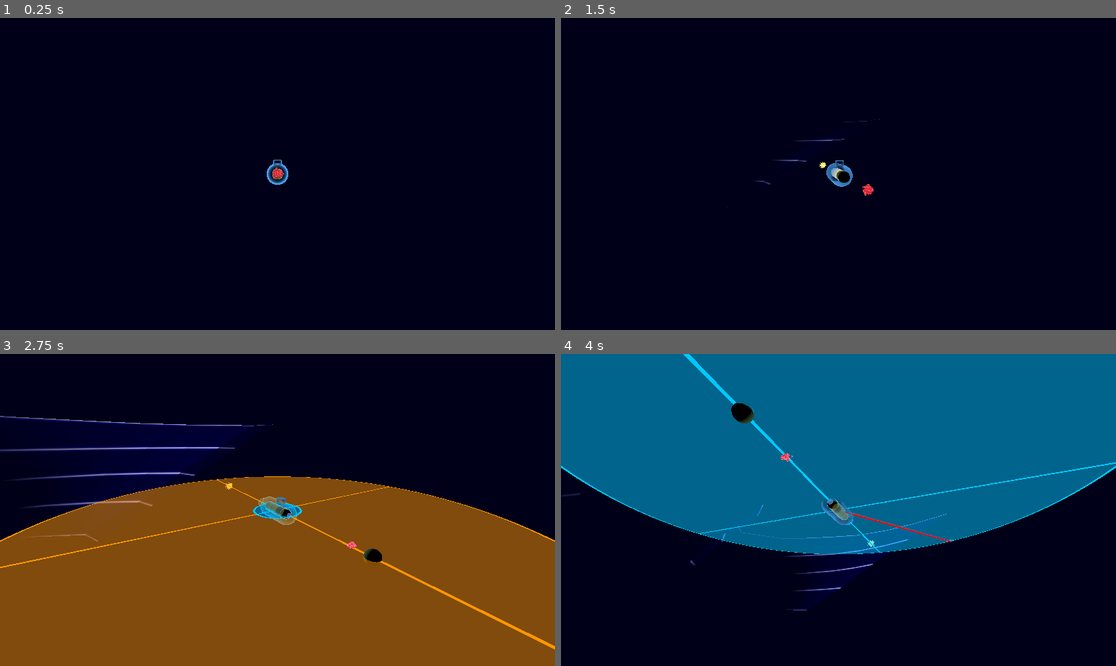
Above: before the commit, frames 1-4 (two rows, left to right).
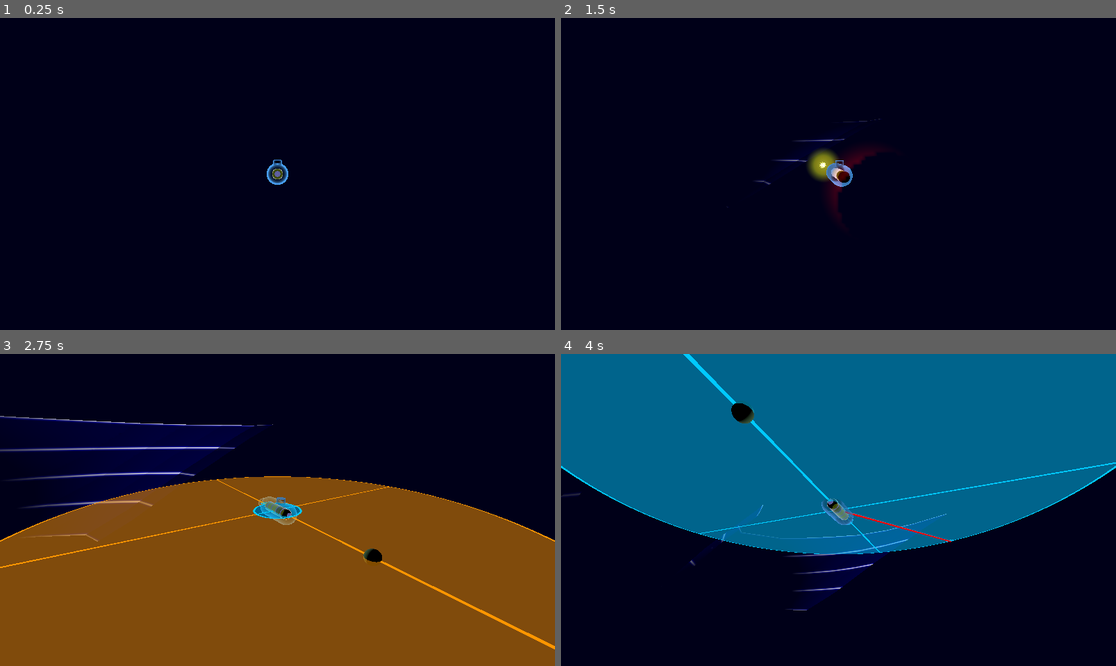
Above: after the commit, the same moments.

Repository: squirrelsoftcompany/LD57
Game: Godot game, scene res://Scenes/collisions_Test_Debug.tscn
The game is run twice, just before and just after one commit, with the same random seed, the same clock (stepped at 60 frames per second) and the same inputs. This scene is started directly instead of the project's main scene.
Inputs (mouse positions are in pixels of both pictures, inside the frame that each line leads up to):
- Up to frame 1 (0.25 s): no input
- Up to frame 2 (1.5 s): tap Enter at 0.5 s; move the mouse to (960, 158) at 0.52 s; hold Right (av_forward) 0.53-1.25 s; hold Space (mi_launch) 0.53-1.25 s; click (960, 158) at 0.67 s; drag from (727, 189) to (810, 236) at 1.27 s
- Up to frame 3 (2.75 s): move the mouse to (333, 441) at 2.02 s; hold Right (av_forward) from 2.03 s (still down); hold M (mi_toggle) from 2.03 s (still down)
- Up to frame 4 (4 s): release Right (av_forward) at 2.75 s; release M (mi_toggle) at 2.75 s; drag from (810, 572) to (672, 463) at 2.77 s; move the mouse to (1005, 556) at 3.52 s; hold Left (av_back) from 3.53 s (still down); hold Space (mi_launch) from 3.53 s (still down)

The runs differ from the first frame. In frame 1, less than 0.1% of the frame differs, in the area x 49-52%, y 47-52%; in frame 2, 1.0%, in the area x 44-58%, y 41-65%; in frame 3, 0.2%; in frame 4, less than 0.1%.

Commit message:
Magnetic scan
signal to show mines and energy that are lit up

Diff:
--- /dev/null
+++ b/Material/Shader/Aura.tres
@@ -0,0 +1,363 @@
+[gd_resource type="VisualShader" load_steps=35 format=3 uid="uid://cgnr3y6wl70ya"]
+
+[sub_resource type="VisualShaderNodeFloatConstant" id="VisualShaderNodeFloatConstant_xkvyu"]
+
+[sub_resource type="VisualShaderNodeFloatOp" id="VisualShaderNodeFloatOp_xkvyu"]
+default_input_values = [0, 0.0, 1, 5.0]
+operator = 3
+
+[sub_resource type="VisualShaderNodeFloatOp" id="VisualShaderNodeFloatOp_5c831"]
+default_input_values = [0, 0.0, 1, 2.0]
+operator = 3
+
+[sub_resource type="VisualShaderNodeSmoothStep" id="VisualShaderNodeSmoothStep_xkvyu"]
+default_input_values = [0, Vector3(0, 0, 0), 1, Vector3(1, 1, 1), 2, Vector3(0.5, 0.5, 0.5)]
+op_type = 3
+
+[sub_resource type="VisualShaderNodeFloatConstant" id="VisualShaderNodeFloatConstant_5c831"]
+constant = 2.0
+
+[sub_resource type="VisualShaderNodeColorParameter" id="VisualShaderNodeColorParameter_5c831"]
+parameter_name = "Color"
+
+[sub_resource type="VisualShaderNodeFresnel" id="VisualShaderNodeFresnel_igrgw"]
+default_input_values = [2, true, 3, 10.0]
+
+[sub_resource type="VisualShaderNodeMix" id="VisualShaderNodeMix_niswd"]
+default_input_values = [0, Vector3(-0.5, -0.5, -0.5), 1, Vector3(1, 1, 1), 2, Vector3(0.5, 0.5, 0.5)]
+op_type = 3
+
+[sub_resource type="VisualShaderNodeFresnel" id="VisualShaderNodeFresnel_fusmn"]
+default_input_values = [2, true, 3, 1.0]
+
+[sub_resource type="VisualShaderNodeFloatOp" id="VisualShaderNodeFloatOp_tsvd4"]
+
+[sub_resource type="VisualShaderNodeFloatOp" id="VisualShaderNodeFloatOp_xqh7c"]
+default_input_values = [0, 0.0, 1, 1.0]
+operator = 2
+
+[sub_resource type="VisualShaderNodeFloatOp" id="VisualShaderNodeFloatOp_naiwe"]
+
+[sub_resource type="VisualShaderNodeFloatOp" id="VisualShaderNodeFloatOp_eev2v"]
+default_input_values = [0, 0.0, 1, 2.0]
+operator = 2
+
+[sub_resource type="VisualShaderNodeFloatOp" id="VisualShaderNodeFloatOp_kb2bi"]
+default_input_values = [0, 0.0, 1, 1.0]
+
+[sub_resource type="VisualShaderNodeVec3Parameter" id="VisualShaderNodeVec3Parameter_1qjgl"]
+expanded_output_ports = [0]
+parameter_name = "DistortionVector"
+default_value_enabled = true
+default_value = Vector3(1, 1, 1)
+
+[sub_resource type="VisualShaderNodeFloatOp" id="VisualShaderNodeFloatOp_dv1qh"]
+
+[sub_resource type="VisualShaderNodeFloatOp" id="VisualShaderNodeFloatOp_c1q7y"]
+
+[sub_resource type="VisualShaderNodeFloatOp" id="VisualShaderNodeFloatOp_oxwht"]
+default_input_values = [0, 0.0, 1, 2.0]
+operator = 2
+
+[sub_resource type="VisualShaderNodeFloatOp" id="VisualShaderNodeFloatOp_y8klh"]
+default_input_values = [0, 0.0, 1, 2.0]
+operator = 2
+
+[sub_resource type="VisualShaderNodeFloatOp" id="VisualShaderNodeFloatOp_cs4g2"]
+default_input_values = [0, 0.0, 1, 1.0]
+operator = 2
+
+[sub_resource type="VisualShaderNodeInput" id="VisualShaderNodeInput_a51jy"]
+expanded_output_ports = [0]
+input_name = "node_position_world"
+
+[sub_resource type="VisualShaderNodeFloatOp" id="VisualShaderNodeFloatOp_8dn7m"]
+default_input_values = [0, 0.0, 1, 1.0]
+
+[sub_resource type="VisualShaderNodeFloatOp" id="VisualShaderNodeFloatOp_civf3"]
+operator = 2
+
+[sub_resource type="VisualShaderNodeFloatOp" id="VisualShaderNodeFloatOp_o6w33"]
+default_input_values = [0, 0.0, 1, 1.0]
+operator = 2
+
+[sub_resource type="VisualShaderNodeFloatOp" id="VisualShaderNodeFloatOp_dwiwm"]
+default_input_values = [0, 0.0, 1, 1.0]
+
+[sub_resource type="VisualShaderNodeFloatOp" id="VisualShaderNodeFloatOp_y8uqv"]
+operator = 2
+
+[sub_resource type="VisualShaderNodeFloatConstant" id="VisualShaderNodeFloatConstant_scx25"]
+constant = 0.1
+
+[sub_resource type="VisualShaderNodeInput" id="VisualShaderNodeInput_choa7"]
+input_name = "time"
+
+[sub_resource type="VisualShaderNodeVectorFunc" id="VisualShaderNodeVectorFunc_n65ey"]
+output_port_for_preview = 0
+default_input_values = [0, Vector2(0, 0)]
+expanded_output_ports = [0]
+op_type = 0
+function = 26
+
+[sub_resource type="VisualShaderNodeVectorCompose" id="VisualShaderNodeVectorCompose_82vys"]
+
+[sub_resource type="VisualShaderNodeFloatOp" id="VisualShaderNodeFloatOp_dsips"]
+default_input_values = [0, 0.0, 1, 0.5]
+operator = 1
+
+[sub_resource type="VisualShaderNodeFloatOp" id="VisualShaderNodeFloatOp_ai1h6"]
+operator = 2
+
+[sub_resource type="VisualShaderNodeInput" id="VisualShaderNodeInput_yb6jv"]
+expanded_output_ports = [0]
+input_name = "vertex"
+
+[sub_resource type="VisualShaderNodeFloatOp" id="VisualShaderNodeFloatOp_vqssu"]
+default_input_values = [0, 0.0, 1, 0.1]
+operator = 4
+
+[resource]
+code = "shader_type spatial;
+render_mode blend_add, depth_draw_opaque, cull_back, diffuse_lambert, specular_schlick_ggx;
+
+uniform vec3 DistortionVector = vec3(1.000000, 1.000000, 1.000000);
+uniform vec4 Color : source_color;
+
+
+
+void vertex() {
+// Input:8
+	vec3 n_out8p0 = VERTEX;
+	float n_out8p1 = n_out8p0.r;
+	float n_out8p2 = n_out8p0.g;
+	float n_out8p3 = n_out8p0.b;
+
+
+// FloatOp:23
+	float n_in23p1 = 1.00000;
+	float n_out23p0 = n_out8p1 + n_in23p1;
+
+
+// Input:3
+	float n_out3p0 = TIME;
+
+
+// VectorFunc:4
+	vec2 n_out4p0 = sin(vec2(n_out3p0));
+	float n_out4p1 = n_out4p0.r;
+
+
+// FloatOp:6
+	float n_in6p1 = 0.50000;
+	float n_out6p0 = n_out4p1 - n_in6p1;
+
+
+// FloatOp:24
+	float n_out24p0 = n_out23p0 * n_out6p0;
+
+
+// FloatConstant:25
+	float n_out25p0 = 0.100000;
+
+
+// FloatOp:22
+	float n_out22p0 = n_out24p0 * n_out25p0;
+
+
+// Vector3Parameter:14
+	vec3 n_out14p0 = DistortionVector;
+	float n_out14p1 = n_out14p0.r;
+	float n_out14p2 = n_out14p0.g;
+	float n_out14p3 = n_out14p0.b;
+
+
+// FloatOp:12
+	float n_out12p0 = n_out22p0 * n_out14p1;
+
+
+// FloatOp:15
+	float n_out15p0 = n_out8p1 + n_out12p0;
+
+
+// FloatOp:13
+	float n_in13p1 = 1.00000;
+	float n_out13p0 = n_out8p2 + n_in13p1;
+
+
+// FloatOp:7
+	float n_out7p0 = n_out13p0 * n_out6p0;
+
+
+// FloatOp:10
+	float n_out10p0 = n_out7p0 * n_out25p0;
+
+
+// FloatOp:18
+	float n_out18p0 = n_out10p0 * n_out14p2;
+
+
+// FloatOp:11
+	float n_out11p0 = n_out8p2 + n_out18p0;
+
+
+// FloatOp:20
+	float n_in20p1 = 1.00000;
+	float n_out20p0 = n_out8p3 + n_in20p1;
+
+
+// FloatOp:21
+	float n_out21p0 = n_out20p0 * n_out6p0;
+
+
+// FloatOp:19
+	float n_out19p0 = n_out21p0 * n_out25p0;
+
+
+// FloatOp:17
+	float n_out17p0 = n_out19p0 * n_out14p3;
+
+
+// FloatOp:16
+	float n_out16p0 = n_out8p3 + n_out17p0;
+
+
+// VectorCompose:5
+	vec3 n_out5p0 = vec3(n_out15p0, n_out11p0, n_out16p0);
+
+
+// Output:0
+	VERTEX = n_out5p0;
+
+
+}
+
+void fragment() {
+// ColorParameter:2
+	vec4 n_out2p0 = Color;
+
+
+// Fresnel:3
+	float n_in3p3 = 10.00000;
+	float n_out3p0 = pow(clamp(dot(NORMAL, VIEW), 0.0, 1.0), n_in3p3);
+
+
+// FloatOp:11
+	float n_in11p1 = 5.00000;
+	float n_out11p0 = n_out3p0 / n_in11p1;
+
+
+// Fresnel:7
+	float n_in7p3 = 1.00000;
+	float n_out7p0 = pow(clamp(dot(NORMAL, VIEW), 0.0, 1.0), n_in7p3);
+
+
+// FloatOp:8
+	float n_out8p0 = n_out11p0 + n_out7p0;
+
+
+// Mix:6
+	vec3 n_in6p0 = vec3(-0.50000, -0.50000, -0.50000);
+	vec3 n_out6p0 = mix(n_in6p0, vec3(n_out2p0.xyz), vec3(n_out8p0));
+
+
+// FloatOp:12
+	float n_in12p1 = 2.00000;
+	float n_out12p0 = n_out8p0 / n_in12p1;
+
+
+// FloatConstant:10
+	float n_out10p0 = 0.000000;
+
+
+// FloatConstant:14
+	float n_out14p0 = 2.000000;
+
+
+// SmoothStep:13
+	vec3 n_in13p0 = vec3(0.00000, 0.00000, 0.00000);
+	vec3 n_out13p0 = smoothstep(n_in13p0, vec3(n_out14p0), n_out6p0);
+
+
+// Output:0
+	ALBEDO = n_out6p0;
+	ALPHA = n_out12p0;
+	SPECULAR = n_out10p0;
+	BACKLIGHT = n_out13p0;
+
+
+}
+"
+graph_offset = Vector2(-1013.15, -201.308)
+modes/blend = 1
+nodes/vertex/2/node = SubResource("VisualShaderNodeInput_a51jy")
+nodes/vertex/2/position = Vector2(-2900, 1080)
+nodes/vertex/3/node = SubResource("VisualShaderNodeInput_choa7")
+nodes/vertex/3/position = Vector2(-3800, 780)
+nodes/vertex/4/node = SubResource("VisualShaderNodeVectorFunc_n65ey")
+nodes/vertex/4/position = Vector2(-3440, 860)
+nodes/vertex/5/node = SubResource("VisualShaderNodeVectorCompose_82vys")
+nodes/vertex/5/position = Vector2(-20, 60)
+nodes/vertex/6/node = SubResource("VisualShaderNodeFloatOp_dsips")
+nodes/vertex/6/position = Vector2(-3140, 940)
+nodes/vertex/7/node = SubResource("VisualShaderNodeFloatOp_ai1h6")
+nodes/vertex/7/position = Vector2(-2300, 660)
+nodes/vertex/8/node = SubResource("VisualShaderNodeInput_yb6jv")
+nodes/vertex/8/position = Vector2(-3240, -60)
+nodes/vertex/9/node = SubResource("VisualShaderNodeFloatOp_vqssu")
+nodes/vertex/9/position = Vector2(-2540, 1220)
+nodes/vertex/10/node = SubResource("VisualShaderNodeFloatOp_xqh7c")
+nodes/vertex/10/position = Vector2(-2000, 660)
+nodes/vertex/11/node = SubResource("VisualShaderNodeFloatOp_naiwe")
+nodes/vertex/11/position = Vector2(-560, 60)
+nodes/vertex/12/node = SubResource("VisualShaderNodeFloatOp_eev2v")
+nodes/vertex/12/position = Vector2(-1300, 400)
+nodes/vertex/13/node = SubResource("VisualShaderNodeFloatOp_kb2bi")
+nodes/vertex/13/position = Vector2(-2540, 660)
+nodes/vertex/14/node = SubResource("VisualShaderNodeVec3Parameter_1qjgl")
+nodes/vertex/14/position = Vector2(-1840, 60)
+nodes/vertex/15/node = SubResource("VisualShaderNodeFloatOp_dv1qh")
+nodes/vertex/15/position = Vector2(-800, -100)
+nodes/vertex/16/node = SubResource("VisualShaderNodeFloatOp_c1q7y")
+nodes/vertex/16/position = Vector2(-340, 240)
+nodes/vertex/17/node = SubResource("VisualShaderNodeFloatOp_oxwht")
+nodes/vertex/17/position = Vector2(-1300, 880)
+nodes/vertex/18/node = SubResource("VisualShaderNodeFloatOp_y8klh")
+nodes/vertex/18/position = Vector2(-1300, 660)
+nodes/vertex/19/node = SubResource("VisualShaderNodeFloatOp_cs4g2")
+nodes/vertex/19/position = Vector2(-2020, 880)
+nodes/vertex/20/node = SubResource("VisualShaderNodeFloatOp_8dn7m")
+nodes/vertex/20/position = Vector2(-2560, 880)
+nodes/vertex/21/node = SubResource("VisualShaderNodeFloatOp_civf3")
+nodes/vertex/21/position = Vector2(-2320, 880)
+nodes/vertex/22/node = SubResource("VisualShaderNodeFloatOp_o6w33")
+nodes/vertex/22/position = Vector2(-2000, 400)
+nodes/vertex/23/node = SubResource("VisualShaderNodeFloatOp_dwiwm")
+nodes/vertex/23/position = Vector2(-2520, 400)
+nodes/vertex/24/node = SubResource("VisualShaderNodeFloatOp_y8uqv")
+nodes/vertex/24/position = Vector2(-2300, 400)
+nodes/vertex/25/node = SubResource("VisualShaderNodeFloatConstant_scx25")
+nodes/vertex/25/position = Vector2(-2360, 1220)
+nodes/vertex/connections = PackedInt32Array(3, 0, 4, 0, 4, 1, 6, 0, 6, 0, 7, 1, 2, 0, 9, 0, 7, 0, 10, 0, 11, 0, 5, 1, 8, 2, 11, 0, 8, 2, 13, 0, 13, 0, 7, 0, 8, 1, 15, 0, 15, 0, 5, 0, 16, 0, 5, 2, 8, 3, 16, 0, 10, 0, 18, 0, 14, 1, 12, 1, 14, 2, 18, 1, 14, 3, 17, 1, 12, 0, 15, 1, 18, 0, 11, 1, 17, 0, 16, 1, 21, 0, 19, 0, 20, 0, 21, 0, 24, 0, 22, 0, 23, 0, 24, 0, 8, 1, 23, 0, 8, 3, 20, 0, 6, 0, 21, 1, 6, 0, 24, 1, 22, 0, 12, 0, 19, 0, 17, 0, 25, 0, 19, 1, 25, 0, 10, 1, 25, 0, 22, 1, 5, 0, 0, 0)
+nodes/fragment/0/position = Vector2(400, 140)
+nodes/fragment/2/node = SubResource("VisualShaderNodeColorParameter_5c831")
+nodes/fragment/2/position = Vector2(-580, 20)
+nodes/fragment/3/node = SubResource("VisualShaderNodeFresnel_igrgw")
+nodes/fragment/3/position = Vector2(-1580, 20)
+nodes/fragment/6/node = SubResource("VisualShaderNodeMix_niswd")
+nodes/fragment/6/position = Vector2(-182.96, 107.52)
+nodes/fragment/7/node = SubResource("VisualShaderNodeFresnel_fusmn")
+nodes/fragment/7/position = Vector2(-1520, 360)
+nodes/fragment/8/node = SubResource("VisualShaderNodeFloatOp_tsvd4")
+nodes/fragment/8/position = Vector2(-980, 220)
+nodes/fragment/10/node = SubResource("VisualShaderNodeFloatConstant_xkvyu")
+nodes/fragment/10/position = Vector2(40, 360)
+nodes/fragment/11/node = SubResource("VisualShaderNodeFloatOp_xkvyu")
+nodes/fragment/11/position = Vector2(-1240, 120)
+nodes/fragment/12/node = SubResource("VisualShaderNodeFloatOp_5c831")
+nodes/fragment/12/position = Vector2(-700, 320)
+nodes/fragment/13/node = SubResource("VisualShaderNodeSmoothStep_xkvyu")
+nodes/fragment/13/position = Vector2(120, 680)
+nodes/fragment/14/node = SubResource("VisualShaderNodeFloatConstant_5c831")
+nodes/fragment/14/position = Vector2(-480, 780)
+nodes/fragment/connections = PackedInt32Array(6, 0, 0, 0, 2, 0, 6, 1, 7, 0, 8, 1, 10, 0, 0, 4, 3, 0, 11, 0, 11, 0, 8, 0, 8, 0, 12, 0, 12, 0, 0, 1, 8, 0, 6, 2, 6, 0, 13, 2, 13, 0, 0, 18, 14, 0, 13, 1)
--- /dev/null
+++ b/Material/energy_aura.tres
@@ -0,0 +1,9 @@
+[gd_resource type="ShaderMaterial" load_steps=2 format=3 uid="uid://csp8j88xpmqog"]
+
+[ext_resource type="Shader" uid="uid://cgnr3y6wl70ya" path="res://Material/Shader/Aura.tres" id="1_bg6cj"]
+
+[resource]
+render_priority = 0
+shader = ExtResource("1_bg6cj")
+shader_parameter/DistortionVector = Vector3(1, 1, 1)
+shader_parameter/Color = Color(0.940433, 1, 0, 1)
--- a/Scenes/Energy/energyZone.tscn
+++ b/Scenes/Energy/energyZone.tscn
@@ -1,9 +1,10 @@
-[gd_scene load_steps=8 format=3 uid="uid://cao25obr6us7l"]
+[gd_scene load_steps=10 format=3 uid="uid://cao25obr6us7l"]
 
 [ext_resource type="Script" uid="uid://bsra1b6fvbne8" path="res://Scripts/Energy/energyZone.gd" id="1_7nu2g"]
 [ext_resource type="Material" uid="uid://bmuf4evonw7m0" path="res://Material/energy.tres" id="2_sx2dy"]
 [ext_resource type="Script" uid="uid://dfkgrkkemn2lq" path="res://Scripts/Foes/foes_visu.gd" id="3_kevkx"]
 [ext_resource type="AudioStream" uid="uid://be7fgbfpeh3ha" path="res://SFX/Energy.mp3" id="4_sx2dy"]
+[ext_resource type="Material" uid="uid://csp8j88xpmqog" path="res://Material/energy_aura.tres" id="5_kevkx"]
 
 [sub_resource type="BoxMesh" id="BoxMesh_qtsk4"]
 material = ExtResource("2_sx2dy")
@@ -15,6 +16,10 @@
 buffer = PackedFloat32Array(-5.67383e-33, 5.31092e-43, -5.67215e-33, 5.31092e-43, -5.76187e-33, 5.31092e-43, -5.75866e- …(23146 unchanged characters)…
 
 [sub_resource type="SphereShape3D" id="SphereShape3D_6p7qn"]
+
+[sub_resource type="SphereMesh" id="SphereMesh_tyc02"]
+radius = 3.0
+height = 6.0
 
 [node name="EnergyZone" type="Node3D"]
 script = ExtResource("1_7nu2g")
@@ -39,4 +44,9 @@
 stream = ExtResource("4_sx2dy")
 volume_db = -9.0
 
+[node name="Aura" type="MeshInstance3D" parent="."]
+material_override = ExtResource("5_kevkx")
+mesh = SubResource("SphereMesh_tyc02")
+skeleton = NodePath("../MultiMeshInstance3D")
+
 [connection signal="timeout" from="Timer" to="." method="_on_timer_timeout"]
--- a/Scenes/Foes/mine.tscn
+++ b/Scenes/Foes/mine.tscn
@@ -1,9 +1,10 @@
-[gd_scene load_steps=8 format=3 uid="uid://cr6h145xeg0sk"]
+[gd_scene load_steps=11 format=3 uid="uid://cr6h145xeg0sk"]
 
 [ext_resource type="Script" uid="uid://bvrge511tdlao" path="res://Scripts/Foes/mine.gd" id="1_qtsk4"]
 [ext_resource type="Script" uid="uid://dfkgrkkemn2lq" path="res://Scripts/Foes/foes_visu.gd" id="1_tyfw0"]
 [ext_resource type="Material" uid="uid://canc04kko8af6" path="res://Material/mine.tres" id="2_1rt2h"]
 [ext_resource type="AudioStream" uid="uid://l4a5jgkmlffj" path="res://SFX/Explosion.mp3" id="4_1rt2h"]
+[ext_resource type="Shader" uid="uid://cgnr3y6wl70ya" path="res://Material/Shader/Aura.tres" id="5_sw1bi"]
 
 [sub_resource type="BoxMesh" id="BoxMesh_sw1bi"]
 material = ExtResource("2_1rt2h")
@@ -15,6 +16,16 @@
 buffer = PackedFloat32Array(2.67878e-07, 8.9543e-43, 1.89301e-10, 8.9543e-43, 1.89382e-10, 8.9543e-43, 6.29489e+29, 8.9 …(14826 unchanged characters)…
 
 [sub_resource type="SphereShape3D" id="SphereShape3D_tyfw0"]
+
+[sub_resource type="ShaderMaterial" id="ShaderMaterial_rphas"]
+render_priority = 0
+shader = ExtResource("5_sw1bi")
+shader_parameter/DistortionVector = Vector3(1, 1, 1)
+shader_parameter/Color = Color(1, 0, 0, 1)
+
+[sub_resource type="SphereMesh" id="SphereMesh_ypq41"]
+radius = 3.0
+height = 6.0
 
 [node name="Mine" type="Node3D"]
 script = ExtResource("1_qtsk4")
@@ -33,3 +44,8 @@
 [node name="ExplosionSound" type="AudioStreamPlayer" parent="."]
 stream = ExtResource("4_1rt2h")
 volume_db = -9.0
+
+[node name="Aura" type="MeshInstance3D" parent="."]
+material_override = SubResource("ShaderMaterial_rphas")
+mesh = SubResource("SphereMesh_ypq41")
+skeleton = NodePath("../MultiMeshInstance3D")
--- a/Scenes/sonar_test.tscn
+++ b/Scenes/sonar_test.tscn
@@ -1,8 +1,11 @@
-[gd_scene load_steps=6 format=3 uid="uid://ciwcfka75trn2"]
+[gd_scene load_steps=11 format=3 uid="uid://ciwcfka75trn2"]
 
 [ext_resource type="Material" uid="uid://dmg37doa3e5j6" path="res://Material/sonar_return.tres" id="1_ht1xv"]
 [ext_resource type="PackedScene" uid="uid://dqbw1tiffrucc" path="res://Scenes/submarine.tscn" id="2_ht1xv"]
 [ext_resource type="PackedScene" uid="uid://cavo4y7twdfwx" path="res://Scenes/world_environment.tscn" id="3_ht1xv"]
+[ext_resource type="Material" uid="uid://canc04kko8af6" path="res://Material/mine.tres" id="5_owiha"]
+[ext_resource type="Material" uid="uid://bmuf4evonw7m0" path="res://Material/energy.tres" id="6_ojiuy"]
+[ext_resource type="Material" uid="uid://csp8j88xpmqog" path="res://Material/energy_aura.tres" id="6_uque0"]
 
 [sub_resource type="TorusMesh" id="TorusMesh_xfw24"]
 flip_faces = true
@@ -11,6 +14,12 @@
 
 [sub_resource type="QuadMesh" id="QuadMesh_ht1xv"]
 size = Vector2(50, 50)
+
+[sub_resource type="SphereMesh" id="SphereMesh_xfw24"]
+
+[sub_resource type="SphereMesh" id="SphereMesh_owiha"]
+radius = 2.5
+height = 5.0
 
 [node name="SonarTest" type="Node3D"]
 
@@ -26,7 +35,7 @@
 skeleton = NodePath("../..")
 
 [node name="Submarine" parent="." instance=ExtResource("2_ht1xv")]
-transform = Transform3D(1, 0, 0, 0, 1, 0, 0, 0, 1, 8.248, 0, 0)
+transform = Transform3D(1, 0, 0, 0, 1, 0, 0, 0, 1, 8.248, 0, -6.4592)
 
 [node name="WorldEnvironment" parent="." instance=ExtResource("3_ht1xv")]
 
@@ -35,3 +44,17 @@
 visible = false
 material_override = ExtResource("1_ht1xv")
 mesh = SubResource("QuadMesh_ht1xv")
+
+[node name="MeshInstance3D2" type="MeshInstance3D" parent="."]
+transform = Transform3D(1, 0, 0, 0, 1, 0, 0, 0, 1, -7.81444, 25.0118, -1.79705)
+material_override = ExtResource("5_owiha")
+mesh = SubResource("SphereMesh_xfw24")
+
+[node name="MeshInstance3D3" type="MeshInstance3D" parent="."]
+transform = Transform3D(1, 0, 0, 0, 1, 0, 0, 0, 1, -4.06872, 25.0118, -1.79705)
+material_override = ExtResource("6_ojiuy")
+mesh = SubResource("SphereMesh_xfw24")
+
+[node name="MeshInstance3D" type="MeshInstance3D" parent="MeshInstance3D3"]
+material_override = ExtResource("6_uque0")
+mesh = SubResource("SphereMesh_owiha")
--- a/Scenes/submarine.tscn
+++ b/Scenes/submarine.tscn
@@ -80,7 +80,7 @@
 light_energy = 2.0
 shadow_enabled = true
 omni_range = 50.0
-omni_attenuation = 0.2
+omni_attenuation = 0.1
 script = ExtResource("3_je60v")
 
 [node name="ShaderGlobalsOverride" type="ShaderGlobalsOverride" parent="."]
--- a/Scripts/Autoload/Archive.gd
+++ b/Scripts/Autoload/Archive.gd
@@ -5,7 +5,8 @@
 enum SonarState {
 	SONAR_NONE,
 	SONAR_MINI,
-	SONAR_HUGE
+	SONAR_HUGE,
+	MAGNET
 }
 
 
--- a/Scripts/Energy/energyZone.gd
+++ b/Scripts/Energy/energyZone.gd
@@ -7,6 +7,10 @@
 @onready  var timer = $Timer
 @onready  var mesh = $MultiMeshInstance3D
 @onready  var energy_sound = $EnergySound
+
+func _ready():
+	GlobalEventHolder.connect("player_start_scanning", _magnet_map)
+	GlobalEventHolder.connect("player_finish_scanning", _magnet_map)
 
 func used() -> int :
 	if(not charged):
@@ -21,3 +25,11 @@
 func _on_timer_timeout() -> void:
 	charged = true
 	mesh.show()
+
+func _magnet_map(_x:int) -> void:
+	if _x == Archive.SonarState.MAGNET:
+		$Aura.show()
+		$MultiMeshInstance3D.show()
+	else:
+		$Aura.hide()
+		$MultiMeshInstance3D.hide()
--- a/Scripts/Foes/mine.gd
+++ b/Scripts/Foes/mine.gd
@@ -8,6 +8,8 @@
 
 func _ready():
 	multimesh.multimesh.mesh.material.set_shader_parameter("DistortionVector", Vector3(1.0,2.0,1.0))
+	GlobalEventHolder.connect("player_start_scanning", _magnet_map)
+	GlobalEventHolder.connect("player_finish_scanning", _magnet_map)
 
 func _process(delta):
 	#multimesh.material.set_shader_parameter("DistortionVector", Vector3(2.0,1.0,3.0))
@@ -20,3 +22,11 @@
 	# Send the area 3D to th ghost layer (to disable collision with the submarine)
 	area.set_collision_layer_value(3,false)
 	area.set_collision_layer_value(9,true)
+
+func _magnet_map(_x:int) -> void:
+	if _x == Archive.SonarState.MAGNET:
+		$Aura.show()
+		$MultiMeshInstance3D.show()
+	else:
+		$Aura.hide()
+		$MultiMeshInstance3D.hide()
--- a/Shaders/mine.tres
+++ b/Shaders/mine.tres
@@ -71,6 +71,7 @@
 operator = 2
 
 [sub_resource type="VisualShaderNodeVectorOp" id="VisualShaderNodeVectorOp_8uihe"]
+output_port_for_preview = 0
 
 [sub_resource type="VisualShaderNodeFloatOp" id="VisualShaderNodeFloatOp_4cpvf"]
 default_input_values = [0, 0.0, 1, 0.1]
@@ -159,7 +160,7 @@
 
 [resource]
 code = "shader_type spatial;
-render_mode blend_mix, depth_draw_opaque, cull_back, diffuse_toon, specular_disabled;
+render_mode blend_add, depth_draw_opaque, cull_back, diffuse_toon, specular_disabled;
 
 uniform vec3 DistortionVector = vec3(1.000000, 1.000000, 1.000000);
 uniform vec4 ColorParameter : source_color = vec4(0.804688, 0.740220, 0.325541, 1.000000);
@@ -371,13 +372,12 @@
 
 // Output:0
 	ALBEDO = n_out55p0;
-	ALPHA = n_out55p0.x;
-	EMISSION = n_out55p0;
-	AO_LIGHT_AFFECT = n_out50p0.x;
 
 
 }
 "
+graph_offset = Vector2(-816.842, -435.069)
+modes/blend = 1
 modes/diffuse = 3
 modes/specular = 2
 nodes/vertex/0/position = Vector2(1520, -160)
@@ -473,4 +473,4 @@
 nodes/fragment/53/position = Vector2(420, 620)
 nodes/fragment/55/node = SubResource("VisualShaderNodeVectorOp_8uihe")
 nodes/fragment/55/position = Vector2(900, 40)
-nodes/fragment/connections = PackedInt32Array(21, 0, 11, 0,  …(334 unchanged characters)… , 53, 0, 50, 2, 50, 0, 55, 1, 55, 0, 0, 5, 55, 0, 0, 0, 55, 0, 0, 1, 50, 0, 0, 7, 2, 0, 55, 0, 2, 1, 51, 0, 2, 2, 52, 0, 2, 3, 53, 0)
+nodes/fragment/connections = PackedInt32Array(21, 0, 11, 0,  …(334 unchanged characters)… , 53, 0, 50, 2, 50, 0, 55, 1, 55, 0, 0, 0, 2, 0, 55, 0, 2, 1, 51, 0, 2, 2, 52, 0, 2, 3, 53, 0)
